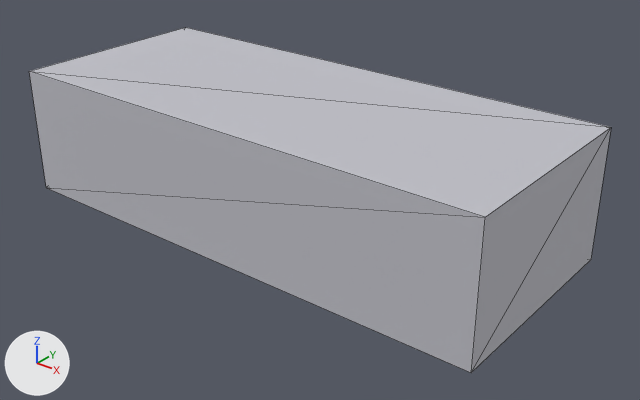
One commit to the glTF model public/engine-parts/mvp/v3-part-fire-traeger-01.glb: the scene before it, then after it.
Both versions are drawn from a 50 mm lens placed at (1.174, -1.384, 0.782), pointed at (0.065, 0.003, -0.078). Lighting does not change. The marker at lower left points along +X, +Y and +Z. The older version comes first. Mesh edges are drawn as thin lines.

Objects in the first picture: 'fire_traeger_01'.
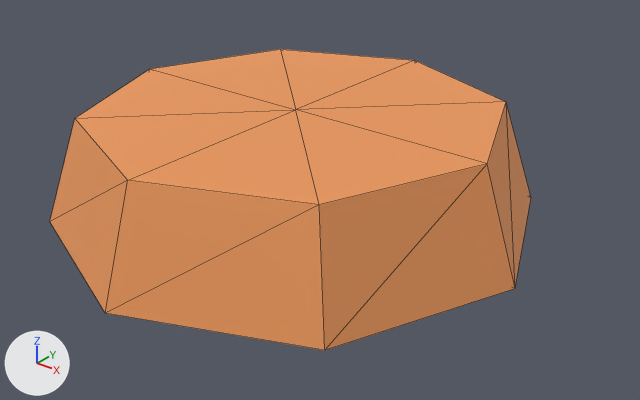
The edits, one by one:
Material 'fire_traeger_01_meshMat' (mat_fire_traeger_01_meshmat) changes colour from light grey #c4c4cb to orange #f3a061; in linear values from (0.55, 0.55, 0.6) to (0.9, 0.35, 0.12).
me_fire_traeger_01_mesh is used by ob_fire_traeger_01; location (0.0, 0.0, 0.0).
me_fire_traeger_01_mesh had 8 vertices, 12 faces and spanned x -0.6..0.6, y -0.25..0.25, z -0.15..0.15.
me_fire_traeger_01_mesh now has 18 vertices, 32 faces and spans x -0.55..0.55, y -0.55..0.55, z -0.12..0.12.
me_fire_traeger_01_mesh part 1: the whole mesh is rebuilt.

What differs and where, as boxes [x1, y1, x2, y2] in the pictures (640 x 400 px):
'fire_traeger_01', recoloured, reshaped (17% narrower, 13% shorter): before [29, 28, 611, 373]; after [50, 49, 531, 350]
